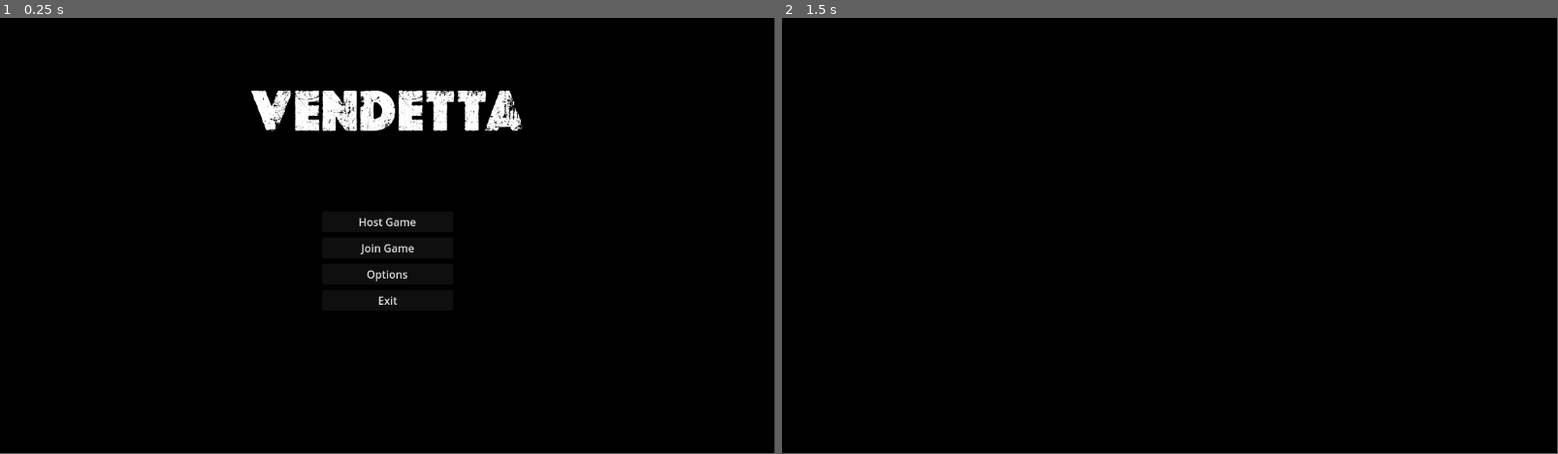
Above: before the commit, frames 1-2 (left to right).
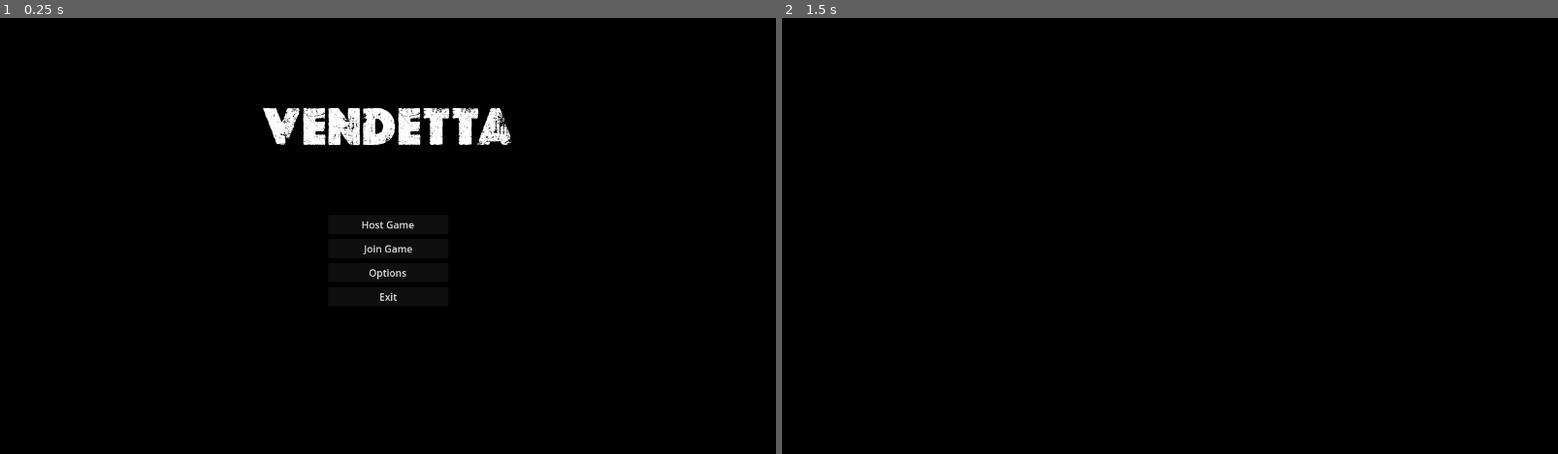
Above: after the commit, the same moments.

Repository: CharlieFour/Vendeta
Game: Godot game, scene res://scenes/menu.tscn
Two runs of this game, one before a commit and one after it. Both use one fixed random seed, a clock stepped at 60 frames per second and the inputs below.
Inputs:
- Up to frame 1 (0.25 s): no input
- Up to frame 2 (1.5 s): click "Host Game" at 0.5 s; tap Enter at 1.25 s; hold D (move_right) from 1.28 s (still down); tap J (attack1) at 1.35 s
The window is 799x449 before the commit and 800x450 after it. Grey fills any space a smaller window leaves; there, only what the larger window draws over its background counts as a difference.

The runs differ from the first frame. In frame 1, 3.3% of the frame differs, in the area x 32-100%, y 0-100%; in frame 2, only the window size differs.

Commit message:
Regular Corrections
fixing resolution issue

Diff:
--- a/project.godot
+++ b/project.godot
@@ -18,6 +18,11 @@
 [autoload]
 
 Global="*res://script/global.gd"
+
+[display]
+
+window/size/viewport_width=1258
+window/size/viewport_height=708
 
 [input]
 
--- a/scenes/game.tscn
+++ b/scenes/game.tscn
@@ -39,7 +39,7 @@
 [node name="Green_Zone_Map" parent="." instance=ExtResource("2_yqjtg")]
 
 [node name="Camera2D" type="Camera2D" parent="."]
-position = Vector2(17, -212)
+position = Vector2(21, -255)
 scale = Vector2(2, 2)
 zoom = Vector2(0.9, 0.9)
 
--- a/scenes/green_zone_map.tscn
+++ b/scenes/green_zone_map.tscn
@@ -448,4 +448,4 @@
 position = Vector2(386, -36)
 sprite_frames = SubResource("SpriteFrames_hwxss")
 autoplay = "default"
-frame_progress = 0.299054
+frame_progress = 0.0168132
--- a/scenes/match_start.tscn
+++ b/scenes/match_start.tscn
@@ -114,15 +114,22 @@
 
 [node name="FadeRect" type="ColorRect" parent="."]
 modulate = Color(0, 0, 0, 1)
-offset_right = 1152.0
-offset_bottom = 648.0
+anchors_preset = 3
+anchor_left = 1.0
+anchor_top = 1.0
+anchor_right = 1.0
+anchor_bottom = 1.0
+offset_left = -1258.0
+offset_top = -708.0
+grow_horizontal = 0
+grow_vertical = 0
 color = Color(0, 0, 0, 1)
 
 [node name="Waiting" type="Label" parent="."]
-offset_left = 828.0
-offset_top = 570.0
-offset_right = 1129.0
-offset_bottom = 619.0
+offset_left = 884.0
+offset_top = 638.0
+offset_right = 1185.0
+offset_bottom = 687.0
 text = "Waiting for Other Player....."
 horizontal_alignment = 2
 
--- a/scenes/menu.tscn
+++ b/scenes/menu.tscn
@@ -20,21 +20,24 @@
 [node name="TextureRect" type="TextureRect" parent="."]
 modulate = Color(0, 0, 0, 1)
 layout_mode = 0
-offset_right = 1151.0
-offset_bottom = 649.0
+offset_right = 1258.0
+offset_bottom = 708.0
 theme = SubResource("Theme_vjb58")
 texture = SubResource("CanvasTexture_con2f")
 
 [node name="Label" type="Label" parent="."]
 layout_mode = 1
-anchors_preset = 5
+anchors_preset = 8
 anchor_left = 0.5
+anchor_top = 0.5
 anchor_right = 0.5
+anchor_bottom = 0.5
 offset_left = -205.0
-offset_top = 108.0
+offset_top = -208.0
 offset_right = 205.0
-offset_bottom = 188.0
+offset_bottom = -128.0
 grow_horizontal = 2
+grow_vertical = 2
 theme_override_fonts/font = ExtResource("3_4ytvr")
 theme_override_font_sizes/font_size = 80
 text = "VENDETTA"
@@ -43,15 +46,15 @@
 
 [node name="VBoxContainer" type="VBoxContainer" parent="."]
 layout_mode = 1
-anchors_preset = -1
+anchors_preset = 8
 anchor_left = 0.5
-anchor_top = 0.559
+anchor_top = 0.5
 anchor_right = 0.5
-anchor_bottom = 0.559
+anchor_bottom = 0.5
 offset_left = -97.5
-offset_top = -80.732
+offset_top = -40.5
 offset_right = 97.5
-offset_bottom = 80.268
+offset_bottom = 120.5
 grow_horizontal = 2
 grow_vertical = 2
 theme_override_constants/separation = 8
--- a/scenes/option_menu.tscn
+++ b/scenes/option_menu.tscn
@@ -8,33 +8,48 @@
 [node name="Option_Menu" type="Control"]
 layout_mode = 3
 anchors_preset = 0
-offset_right = 1152.0
-offset_bottom = 648.0
+offset_right = 1258.0
+offset_bottom = 708.0
 script = ExtResource("1_40sux")
 
 [node name="TextureRect" type="TextureRect" parent="."]
 modulate = Color(0, 0, 0, 1)
 layout_mode = 0
-offset_right = 1152.0
-offset_bottom = 648.0
+offset_right = 1258.0
+offset_bottom = 708.0
 texture = SubResource("CanvasTexture_hecwe")
 
 [node name="Label" type="Label" parent="."]
-layout_mode = 0
-offset_left = 405.0
-offset_top = 108.0
-offset_right = 756.0
-offset_bottom = 188.0
+layout_mode = 1
+anchors_preset = 8
+anchor_left = 0.5
+anchor_top = 0.5
+anchor_right = 0.5
+anchor_bottom = 0.5
+offset_left = -129.0
+offset_top = -216.0
+offset_right = 139.0
+offset_bottom = -156.0
+grow_horizontal = 2
+grow_vertical = 2
 theme_override_fonts/font = ExtResource("1_hecwe")
-theme_override_font_sizes/font_size = 80
+theme_override_font_sizes/font_size = 60
 text = "OPTIONS"
 
 [node name="VBoxContainer" type="VBoxContainer" parent="."]
-layout_mode = 0
-offset_left = 488.0
-offset_top = 260.0
-offset_right = 672.0
-offset_bottom = 504.0
+layout_mode = 1
+anchors_preset = 8
+anchor_left = 0.5
+anchor_top = 0.5
+anchor_right = 0.5
+anchor_bottom = 0.5
+offset_left = -91.0
+offset_top = -74.0
+offset_right = 93.0
+offset_bottom = 190.0
+grow_horizontal = 2
+grow_vertical = 2
+theme_override_constants/separation = 10
 
 [node name="Name" type="Label" parent="VBoxContainer"]
 layout_mode = 2
Not shown: 1 places in scenes/match_start.tscn that only renumber resources
